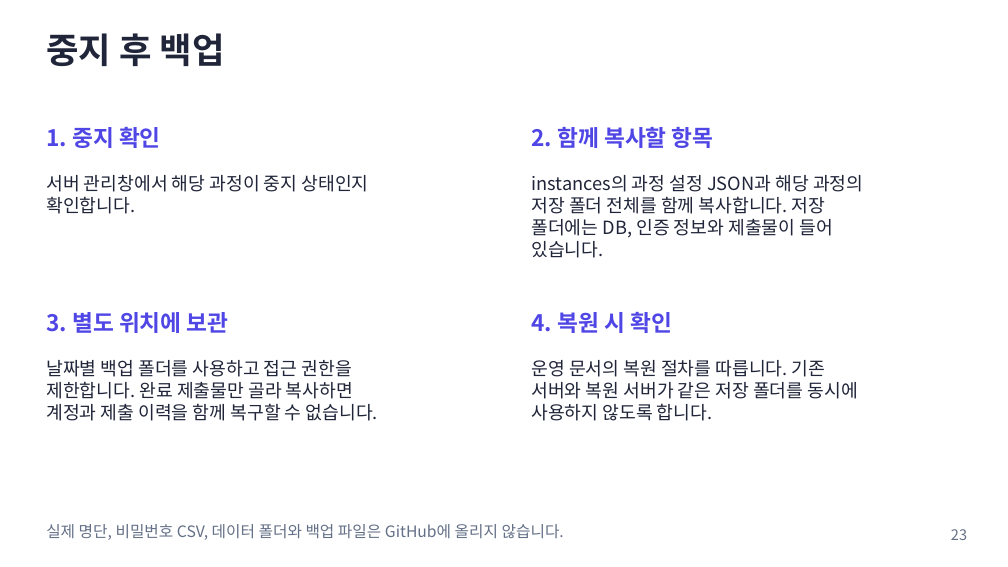
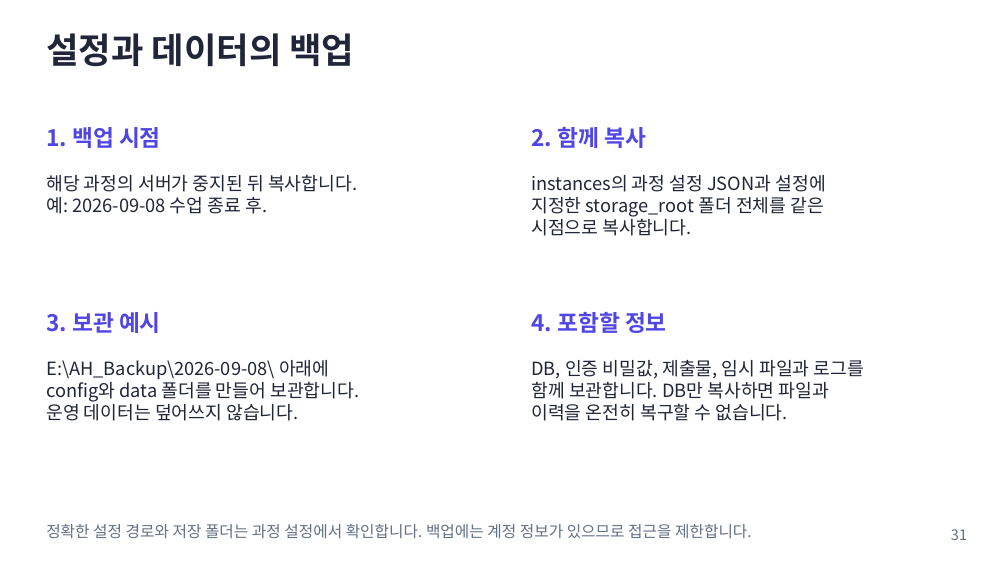
Before and after one commit to prozac0401/AssignmentHub, a slide deck: slide 31 of docs/manual/AssignmentHub_사용자_매뉴얼.pptx (slide 23 before the commit). Drawn at 1008x567 pixels with LibreOffice and Linux fonts; fonts in the diff are those of the drawing. Boxes give left, top, right and bottom in pixels: in the first picture for what was removed or moved away, otherwise in the second. Text is boxed around its words. In the diff, an @@ line names an element or a change of style, - is before the commit and + after.

```diff
--- a/docs/manual/AssignmentHub_사용자_매뉴얼.pptx
+++ b/docs/manual/AssignmentHub_사용자_매뉴얼.pptx
@@ text at bbox=[46, 33, 355, 67]: text changed @@
-중지 후 백업
+설정과 데이터의 백업
@@ text at bbox=[46, 127, 161, 148]: text changed @@
-1. 중지 확인
+1. 백업 시점
@@ text at bbox=[531, 127, 646, 148]: text changed @@
-2. 함께 복사할 항목
+2. 함께 복사
@@ text at bbox=[46, 174, 357, 214]: text changed @@
-서버 관리창에서 해당 과정이 중지 상태인지
-확인합니다.
+해당 과정의 서버가 중지된 뒤 복사합니다.
+예: 2026-09-08 수업 종료 후.
@@ text at bbox=[531, 175, 825, 236]: text changed @@
-instances의 과정 설정 JSON과 해당 과정의
-저장 폴더 전체를 함께 복사합니다. 저장
-폴더에는 DB, 인증 정보와 제출물이 들어
-있습니다.
+instances의 과정 설정 JSON과 설정에
+지정한 storage_root 폴더 전체를 같은
+시점으로 복사합니다.
@@ text at bbox=[46, 312, 161, 333]: text changed @@
-3. 별도 위치에 보관
+3. 보관 예시
@@ text at bbox=[531, 312, 667, 333]: text changed @@
-4. 복원 시 확인
+4. 포함할 정보
@@ text at bbox=[46, 360, 359, 421]: text changed @@
-날짜별 백업 폴더를 사용하고 접근 권한을
-제한합니다. 완료 제출물만 골라 복사하면
-계정과 제출 이력을 함께 복구할 수 없습니다.
+E:\AH_Backup\2026-09-08\ 아래에
+config와 data 폴더를 만들어 보관합니다.
+운영 데이터는 덮어쓰지 않습니다.
@@ text at bbox=[531, 360, 864, 421]: text changed @@
-운영 문서의 복원 절차를 따릅니다. 기존
-서버와 복원 서버가 같은 저장 폴더를 동시에
-사용하지 않도록 합니다.
+DB, 인증 비밀값, 제출물, 임시 파일과 로그를
+함께 보관합니다. DB만 복사하면 파일과
+이력을 온전히 복구할 수 없습니다.
@@ text at bbox=[46, 524, 752, 538]: text changed @@
-실제 명단, 비밀번호 CSV, 데이터 폴더와 백업 파일은 GitHub에 올리지 않습니다.
+정확한 설정 경로와 저장 폴더는 과정 설정에서 확인합니다. 백업에는 계정 정보가 있으므로 접근을 제한합니다.
@@ text at bbox=[951, 529, 967, 540]: text changed @@
-23
+31
```
Also in this commit, not shown: 25 other slides changed, 9 slides added, 1 slide removed, 54 other files.
